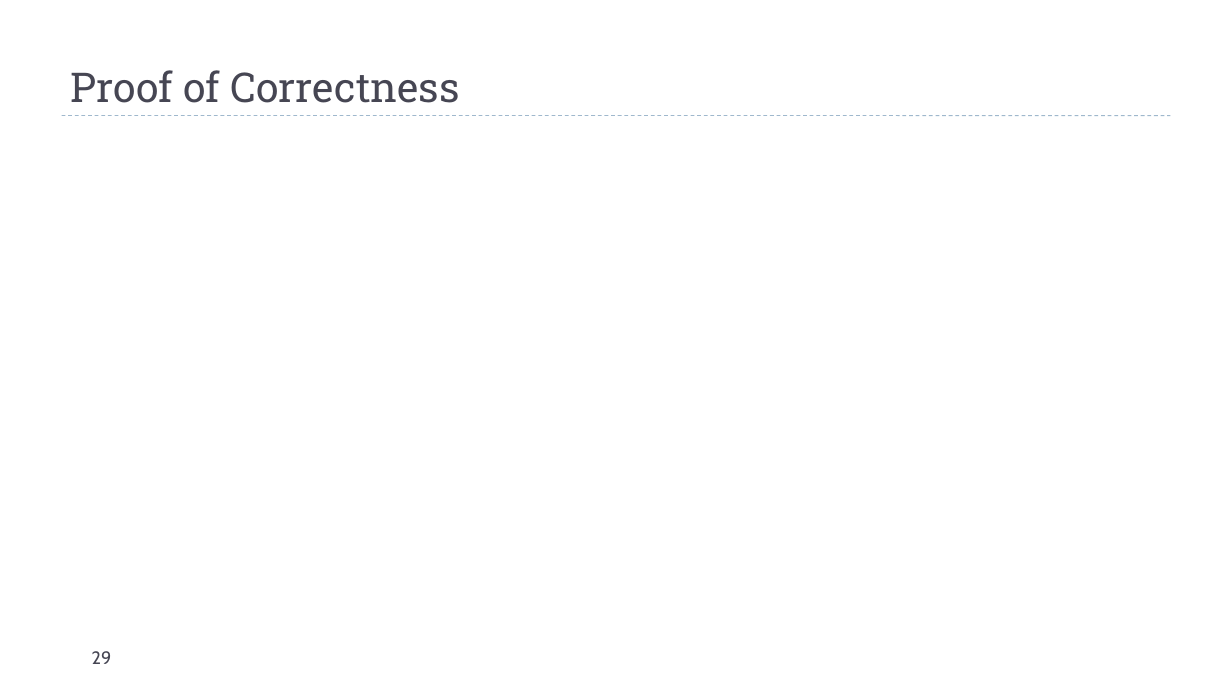
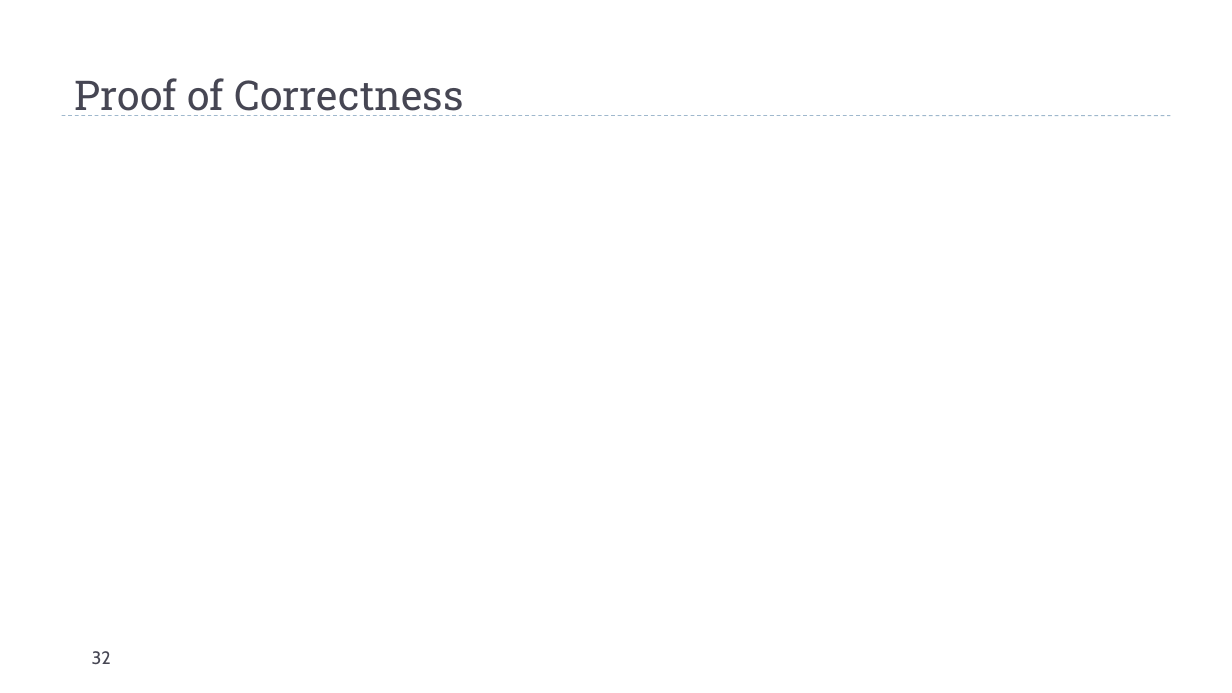
Before and after one commit to markfloryan/dsa2, a slide deck: slide 32 of slides/01-01-GraphsIntroBFS.pptx (slide 29 before the commit). Drawn at 1232x693 pixels with LibreOffice and Linux fonts; fonts in the diff are those of the drawing; grey boxes stand for pictures. Boxes give left, top, right and bottom in pixels: in the first picture for what was removed or moved away, otherwise in the second. Text is boxed around its words. In the diff, an @@ line names an element or a change of style, - is before the commit and + after.

```diff
--- a/slides/01-01-GraphsIntroBFS.pptx
+++ b/slides/01-01-GraphsIntroBFS.pptx
@@ title "Proof of Correctness" rewrapped from (x1=71, y1=70, x2=460, y2=103) to (x1=75, y1=78, x2=464, y2=116) @@
@@ page number at (x1=92, y1=651, x2=111, y2=664): text changed @@
-29
+32
```
Also in this commit, not shown: 3 other slides changed, 4 slides added, 1 other file.
